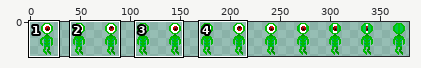
A sprite sheet gets an edit: InvadidoZin/Jogo/Assets/Zin_Idle.png. The picture above shows the old version from afar; the outline marks the close-up.
Close-up. Before the commit:
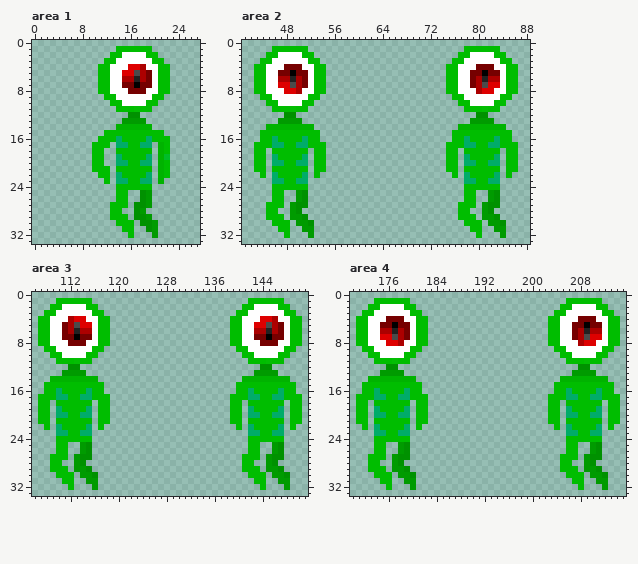
The file is 386x34 pixels. Pixels under 10% opacity are left out. Colours within 5 levels of each other are drawn and written as one. Shown: area 1: x 0..27, y 0..33; area 2: x 41..88, y 0..33; area 3: x 106..151, y 0..33; area 4: x 170..215, y 0..33. The wide view leaves out empty margins. The commit also changed other parts of the picture, which this record leaves out.
The same view after the edit:
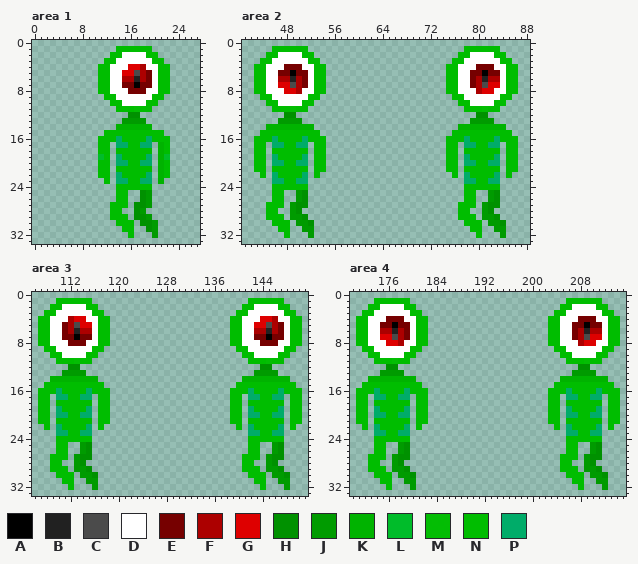
Palette (. is transparent): A #000000  B #212121  C #4b4b4b  D #ffffff  E #760000  F #ac0000  G #de0000  H #009100  J #009b00  K #00b300  L #00bc2a  M #00bd00f9  N #00bd00  P #00ac69
From old to new:
Area 1:
y 17: x 10 N -> .
y 18: x 10 N -> .; x 12 . -> N
y 19: x 10..12 NN. -> .LN
y 20: x 10 N -> .; x 12 . -> N
y 21: x 10 N -> .
Area 2:
y 16: x 43 . -> N; x 54 . -> N; x 75 . -> N; x 86 . -> N
y 17: x 45 N -> .; x 52 N -> .; x 77 N -> .; x 84 N -> .
Area 3:
y 16: x 107 . -> N; x 118 . -> N; x 139 . -> N; x 150 . -> N
y 17: x 109 N -> .; x 116 N -> .; x 141 N -> .; x 148 N -> .
Area 4:
y 16: x 171 . -> N; x 182 . -> N; x 203 . -> N; x 214 . -> N
y 17: x 173 N -> .; x 180 N -> .; x 205 N -> .; x 212 N -> .
